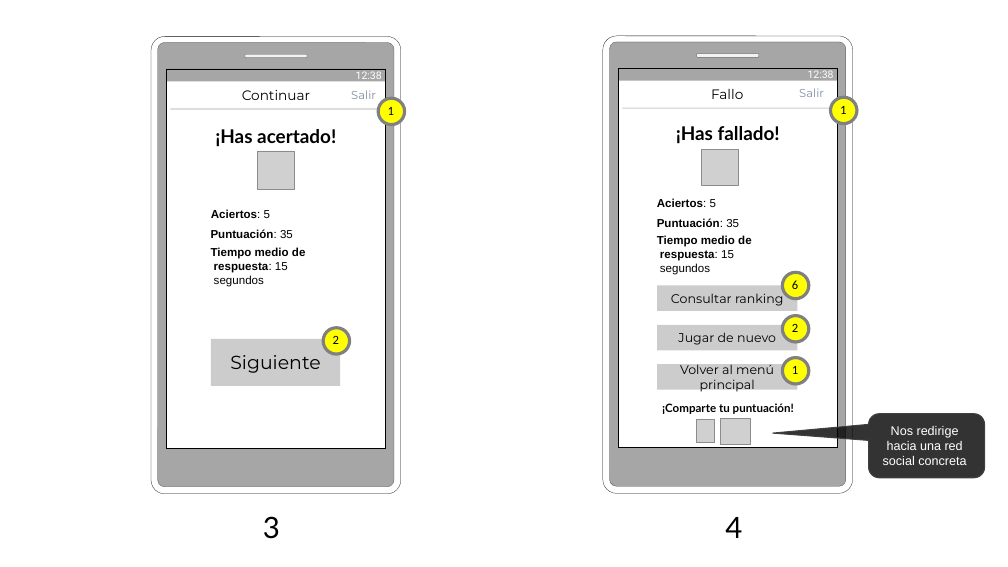
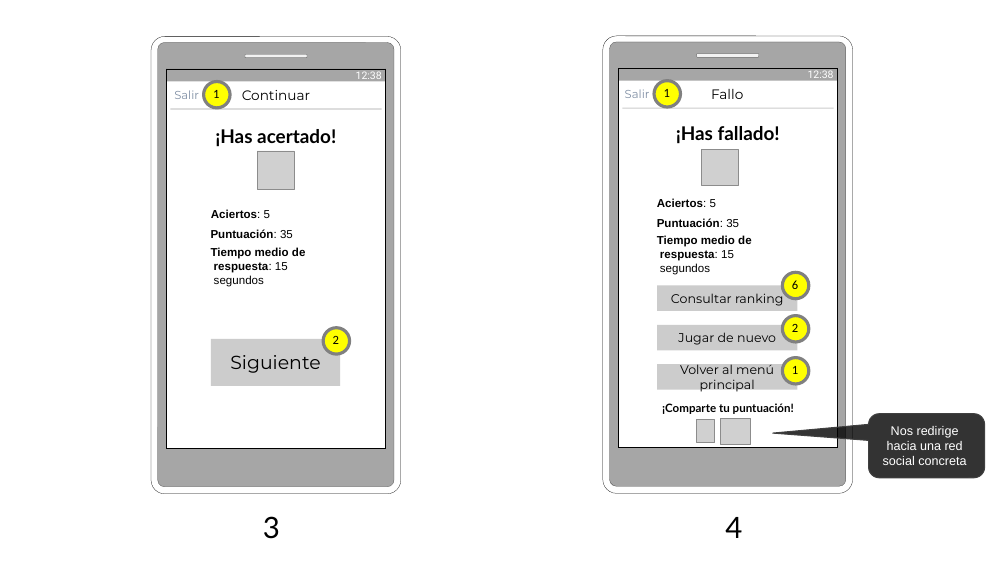
Before and after one commit to AlfonsoLRz/Quiz, a slide deck: slide 3 of doc/Storyboard.pptx. Drawn at 1008x567 pixels with LibreOffice and Linux fonts; fonts in the diff are those of the drawing; grey boxes stand for pictures. Boxes give left, top, right and bottom in pixels: in the first picture for what was removed or moved away, otherwise in the second. Text is boxed around its words. In the diff, an @@ line names an element or a change of style, - is before the commit and + after.

```diff
--- a/doc/Storyboard.pptx
+++ b/doc/Storyboard.pptx
@@ text "Salir": place and size @@
-text "Salir" at (351,90,376,99)
+text "Salir" at (174,90,199,99)
@@ text "Salir": place and size @@
-text "Salir" at (799,88,824,97)
+text "Salir" at (625,89,650,98)
@@ 2 texts, 2 ellipses: place and size @@
-2 texts, 2 ellipses at (378,98,858,125)
+2 texts, 2 ellipses at (203,81,681,108)
```
Also in this commit, not shown: 5 other slides changed, 1 slide added, 1 other file.
